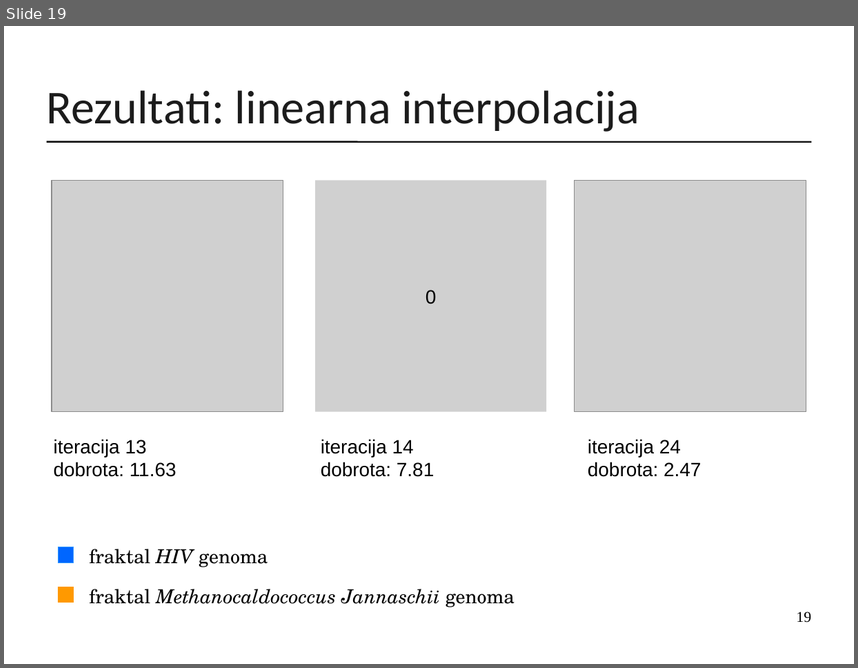
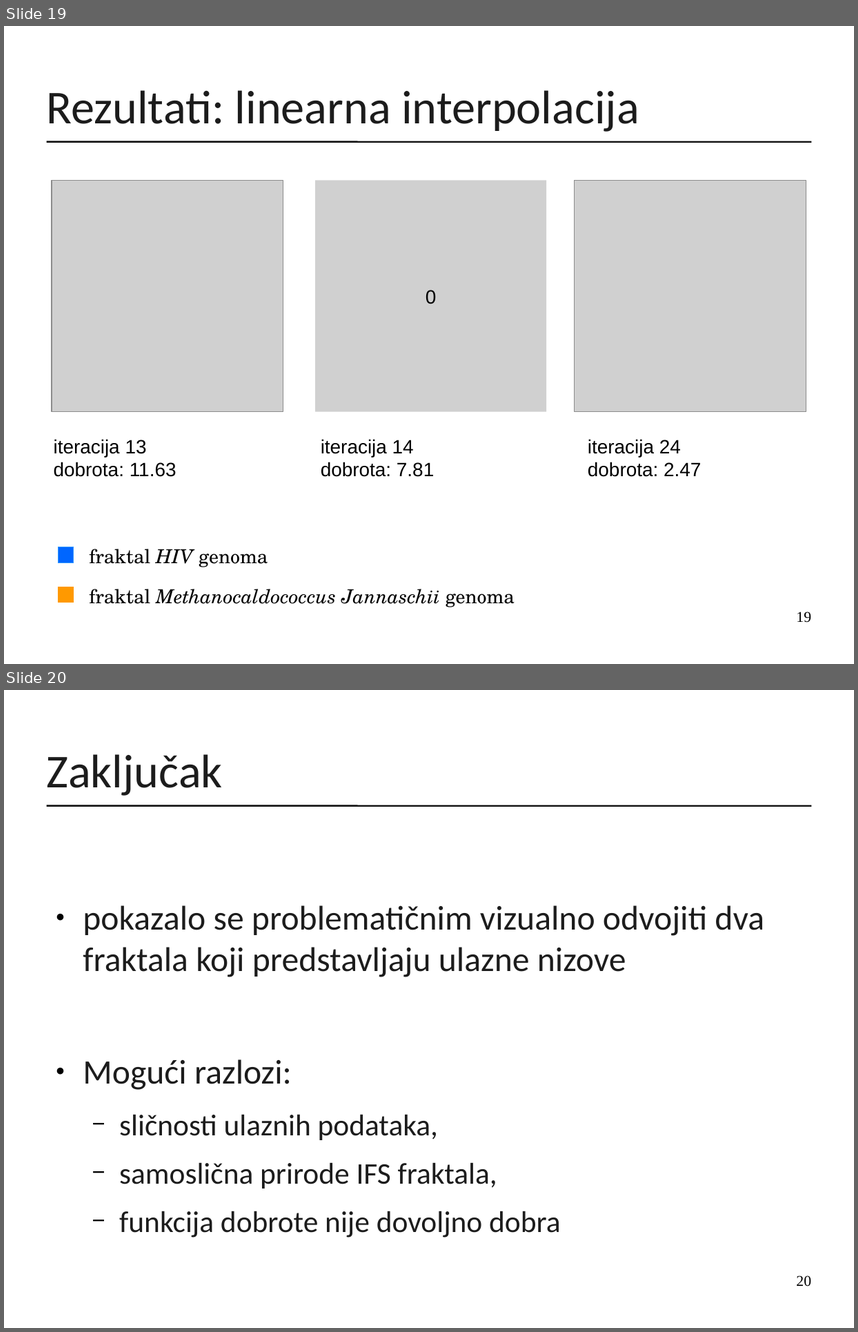
Before and after one commit to mirjamsk/DNAdrivenIFS, a slide deck: CD_bundle/prezentacija.odp. Shown one above the other, each under a label of ours: slide 19 before the commit, slides 19 and 20 after it. The pictures are 858x668 and 858x1332 pixels, drawn with LibreOffice and Linux fonts; fonts in the diff are those of the drawing; grey boxes stand for pictures. Boxes give left, top, right and bottom in pixels: in the first picture for what was removed or moved away, otherwise in the second. Text is boxed around its words. In the diff, an @@ line names an element or a change of style, - is before the commit and + after.

Commit message:
zaklju

```diff
--- a/CD_bundle/prezentacija.odp
+++ b/CD_bundle/prezentacija.odp
@@ slide 20 added at [4,690,854,1328], background #FFFFFF; not listed: 1 template element that a slide beside it also shows @@
@@ title added at [47,754,223,796], 44 pt, text #1C1C1C @@
+Zaključak
@@ text added at [83,905,764,1237], 32 pt, text #1C1C1C @@
+● pokazalo se problematičnim vizualno odvojiti dva fraktala koji predstavljaju ulazne nizove
+● Mogući razlozi:
+  − sličnosti ulaznih podataka,
+  − samoslična prirode IFS fraktala,
+  − funkcija dobrote nije dovoljno dobra
@@ page number added at [796,1275,811,1286], 14 pt, text #000000 @@
+20
```
Also in this commit, not shown: 2 slides changed, 1 other file.
